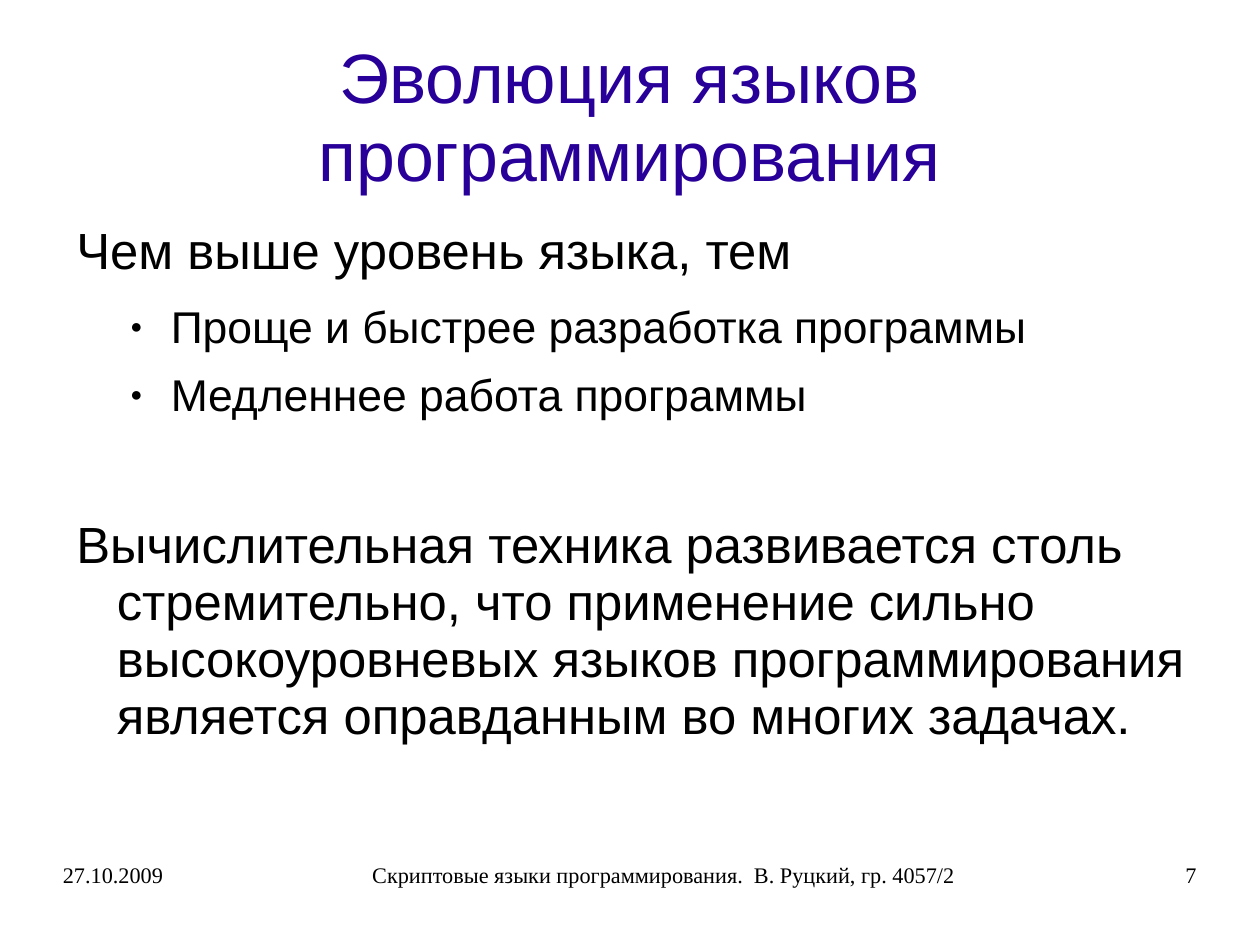
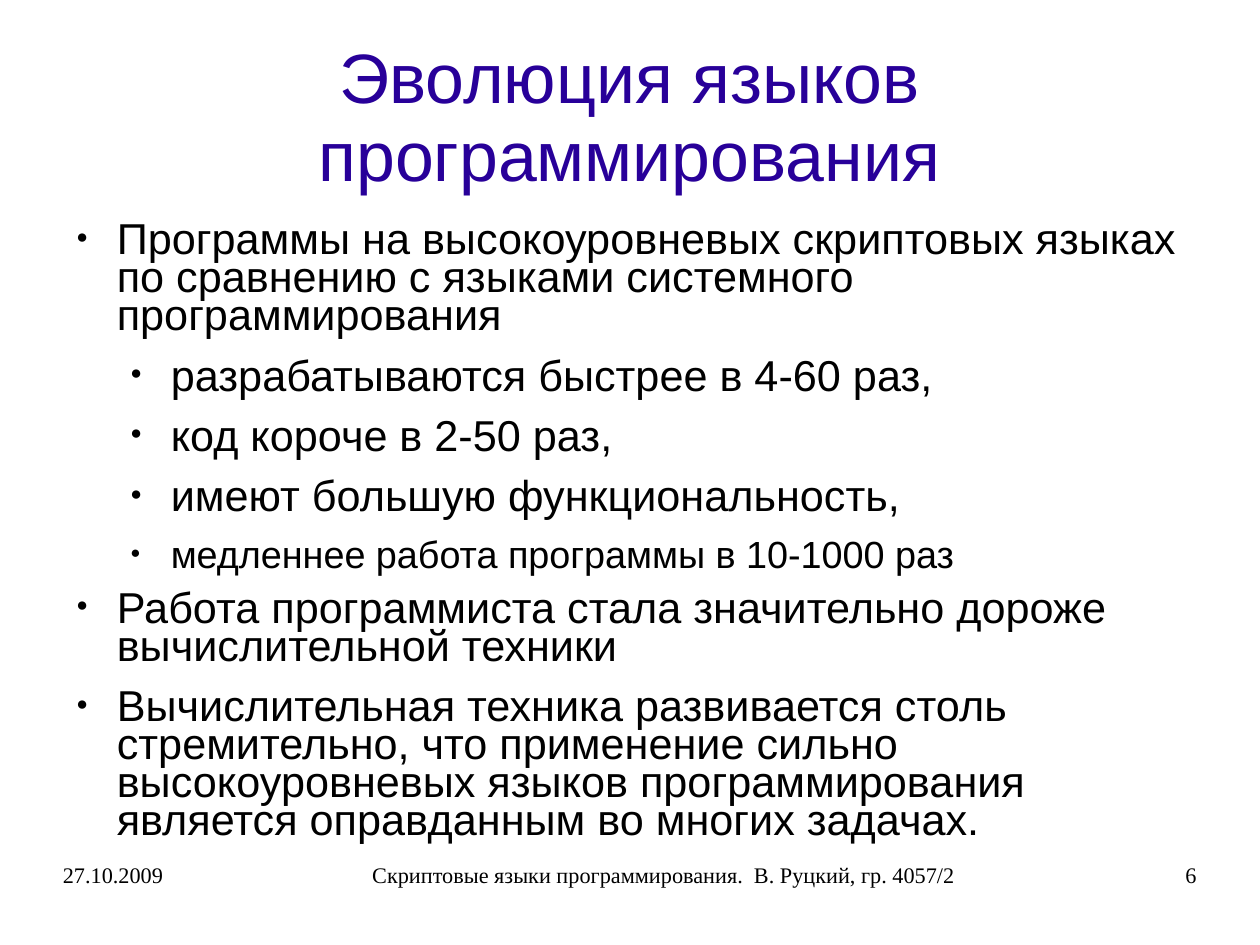
Before and after one commit to rutsky/semester07, a slide deck: slide 6 of Operation_systems/scripting_languages/40572_Rutsky_Scripting_languages.ppt (slide 7 before the commit). Drawn at 1260x945 pixels with LibreOffice and Linux fonts; fonts in the diff are those of the drawing. Boxes give left, top, right and bottom in pixels: in the first picture for what was removed or moved away, otherwise in the second. Text is boxed around its words. In the diff, an @@ line names an element or a change of style, - is before the commit and + after.

```diff
--- a/Operation_systems/scripting_languages/40572_Rutsky_Scripting_languages.ppt
+++ b/Operation_systems/scripting_languages/40572_Rutsky_Scripting_languages.ppt
@@ text at (117, 224, 1176, 662): text changed; size 28 to 27.2 pt @@
-Чем выше уровень языка, тем
-  ● Проще и быстрее разработка программы
-  ● Медленнее работа программы
+● Программы на высокоуровневых скриптовых языках по сравнению с языками системного программирования
+  ● разрабатываются быстрее в 4-60 раз,
+  ● код короче в 2-50 раз,
+  ● имеют большую функциональность,
+  ● медленнее работа программы в 10-1000 раз
+● Работа программиста стала значительно дороже вычислительной техники
@@ text at (117, 691, 1025, 843): size 32 to 27.2 pt in "Вычислительная техника развивается столь стремительно, что п ..."; bullet none to ●; line spacing 0.93 to 0.73 @@
@@ page number at (1185, 868, 1196, 884): text changed @@
-7
+6
```
Also in this commit, not shown: 21 other slides changed, 8 slides added, 5 slides removed, 1 other file.
